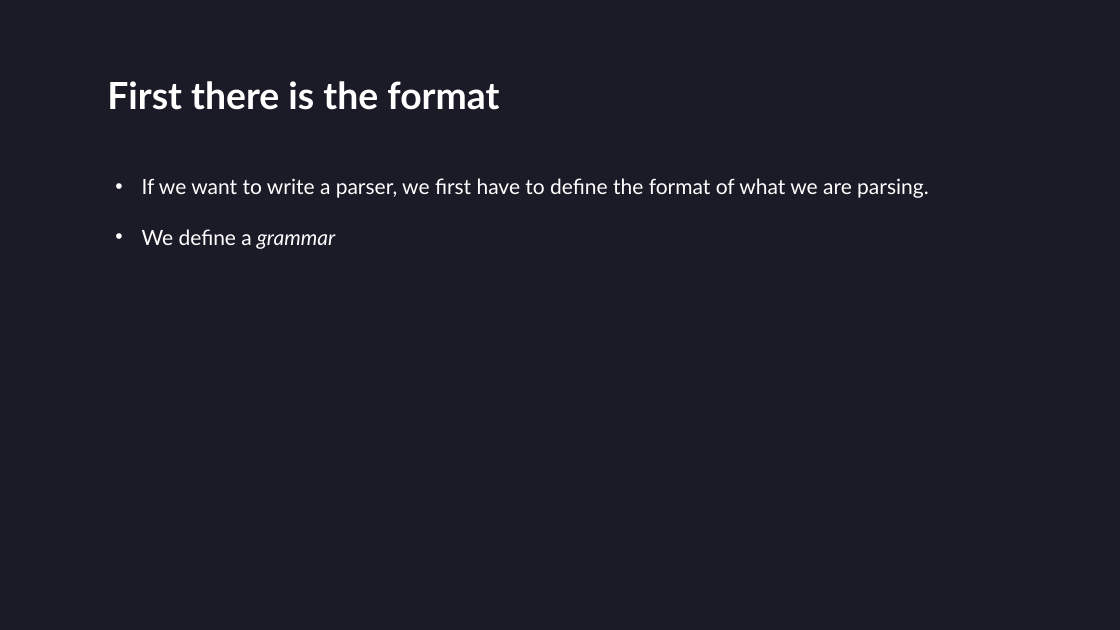
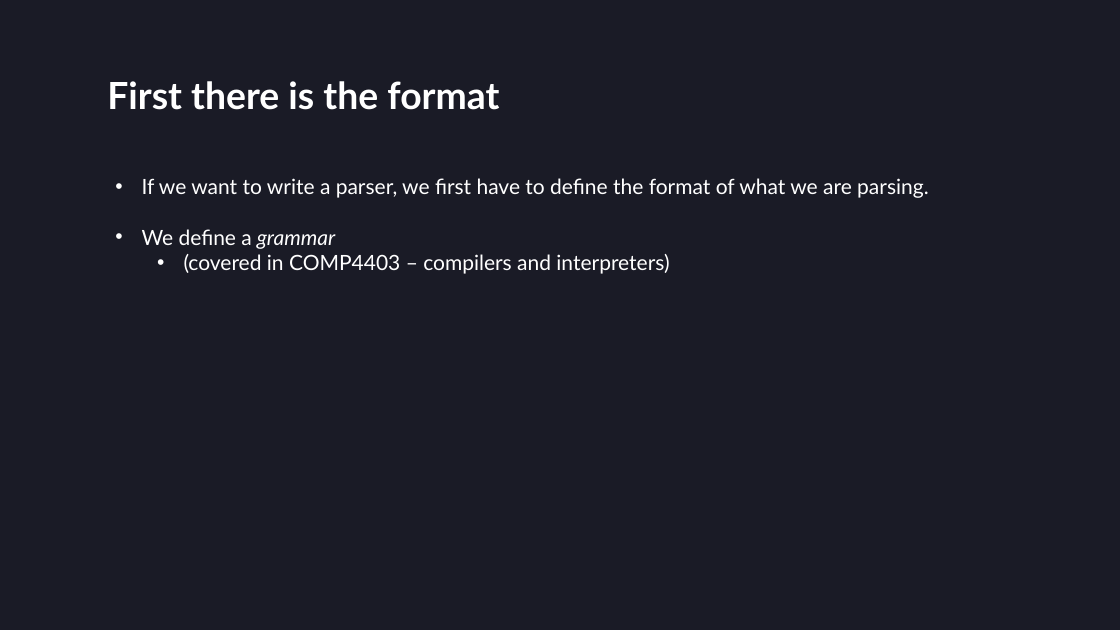
Before and after one commit to villuna/parsers-talk, a slide deck: slide 26 of presentation/presentation.pptx (slide 20 before the commit). Drawn at 1120x630 pixels with LibreOffice and Linux fonts; fonts in the diff are those of the drawing. Boxes give left, top, right and bottom in pixels: in the first picture for what was removed or moved away, otherwise in the second. Text is boxed around its words. In the diff, an @@ line names an element or a change of style, - is before the commit and + after.

```diff
--- a/presentation/presentation.pptx
+++ b/presentation/presentation.pptx
@@ text at (x1=184, y1=254, x2=669, y2=274): paragraph added @@
+  • (covered in COMP4403 – compilers and interpreters)
```
Also in this commit, not shown: 4 other slides changed, 85 slides added, 1 slide removed, 4 other files.
